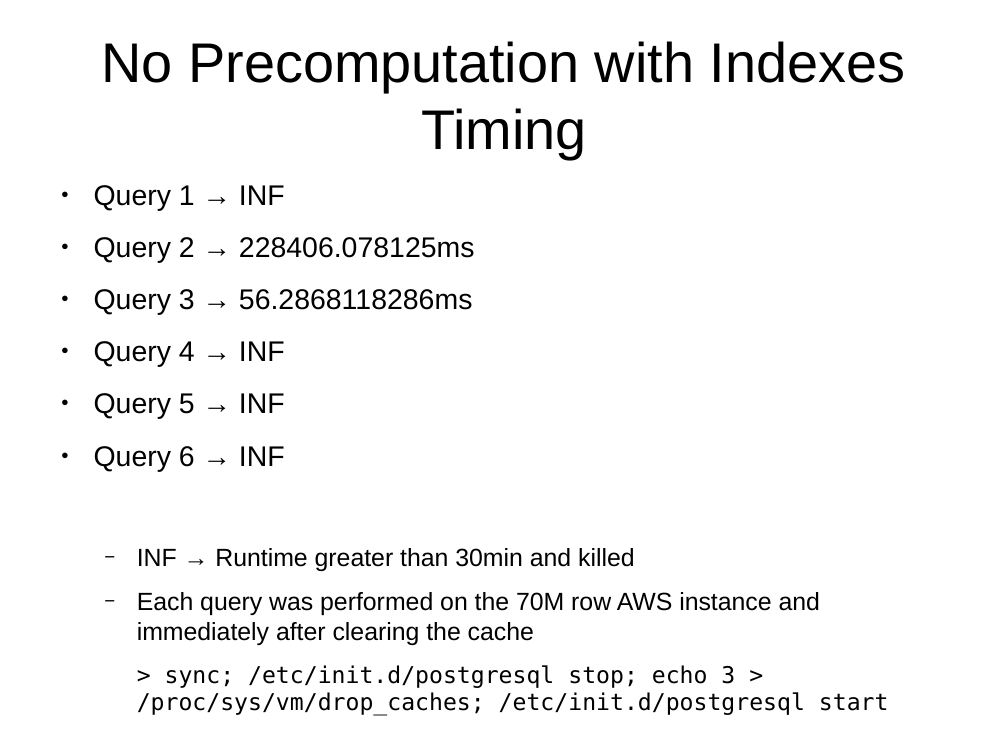
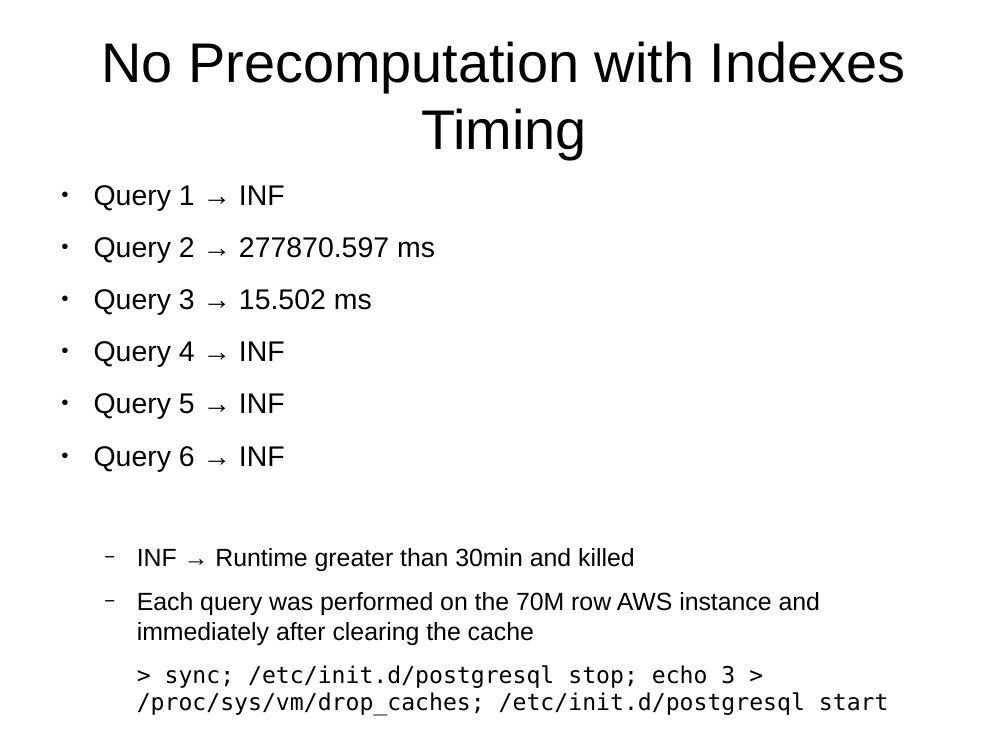
Before and after one commit to afcarl/dse201_final, a slide deck: slide 11 of dse201_final_report.odp (slide 3 before the commit). Drawn at 1008x756 pixels with LibreOffice and Linux fonts; fonts in the diff are those of the drawing. Boxes give left, top, right and bottom in pixels: in the first picture for what was removed or moved away, otherwise in the second. Text is boxed around its words. In the diff, an @@ line names an element or a change of style, - is before the commit and + after.

```diff
--- a/dse201_final_report.odp
+++ b/dse201_final_report.odp
@@ text at (94, 237, 435, 315): text changed @@
-● Query 2 → 228406.078125ms
-● Query 3 → 56.2868118286ms
+● Query 2 → 277870.597 ms
+● Query 3 → 15.502 ms
```
Also in this commit, not shown: 9 other slides changed, 17 slides added.
